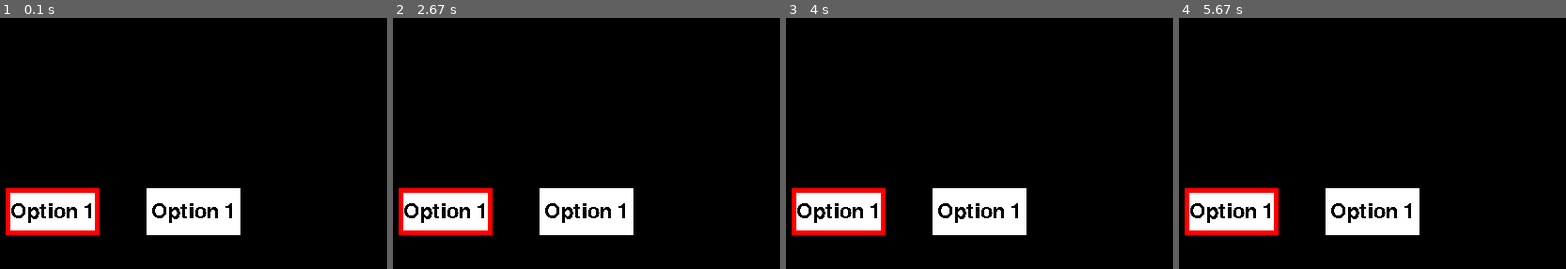
Above: before the commit, frames 1-4 (left to right).
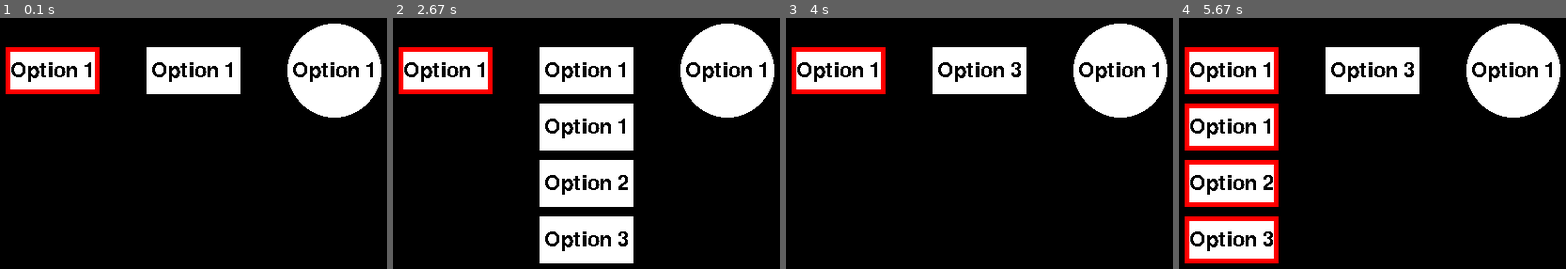
Above: after the commit, the same moments.

Repository: Ben-Edwards44/pygame-ui-toolkit
Game: pygame game, started from examples/dropdown.py
Two runs of this game, one before a commit and one after it. Both use one fixed random seed, a clock stepped at 60 frames per second and the inputs below.
Inputs (mouse positions are in pixels of both pictures, inside the frame that each line leads up to):
- Up to frame 1 (0.1 s): no input
- Up to frame 2 (2.67 s): click (594, 53) at 2.38 s
- Up to frame 3 (4 s): click (987, 261) at 2.72 s
- Up to frame 4 (5.67 s): click (1229, 53) at 5.55 s

The runs differ from the first frame. In frame 1, 23% of the frame differs, in the area x 1-99%, y 2-87%; in frame 2, 28%; in frame 3, 23%; in frame 4, 29%, in the area x 1-99%, y 2-98%.

Commit message:
Added circle dropdown

Diff:
--- a/examples/dropdown.py
+++ b/examples/dropdown.py
@@ -10,10 +10,12 @@
 
 
 def create_dropdowns():
-    rect = dropdown.RectDropdown(window, OPTIONS, 250, 250, (255, 255, 255), 100, 50, (0, 0, 0), 32)
-    bord_rect = dropdown.BorderedRectDropdown(window, OPTIONS, 100, 250, (255, 255, 255), (255, 0, 0), 100, 50, 5, (0, 0, 0), 32)
+    rect = dropdown.RectDropdown(window, OPTIONS, 250, 100, (255, 255, 255), 100, 50, (0, 0, 0), 32)
+    bord_rect = dropdown.BorderedRectDropdown(window, OPTIONS, 100, 100, (255, 255, 255), (255, 0, 0), 100, 50, 5, (0, 0, 0), 32)
 
-    return [rect, bord_rect]
+    circ = dropdown.CircleDropdown(window, OPTIONS, 400, 100, (255, 255, 255), 50, (0, 0, 0), 32)
+
+    return [rect, bord_rect, circ]
 
 
 def update_dropdowns(dropdowns):
--- a/src/elements/dropdown.py
+++ b/src/elements/dropdown.py
@@ -98,6 +98,24 @@
         return buttons
 
 
+class CircleDropdown(Dropdown):
+    def __init__(self, surface: pygame.Surface, option_names: list[str], x: int, y: int, background_colour: tuple[int], radius: int, font_colour: tuple[int], font_size: int, font_name: str | None = None, y_offset: int = 10, initial_option: int = 0, start_active: bool = False, antialias: bool = False) -> None:
+        button_object = button.CircleButton(surface, x, y, background_colour, radius)
+        option_buttons = self.create_buttons(surface, len(option_names), x, y, background_colour, radius, y_offset)
+
+        super().__init__(button_object, option_buttons, option_names, font_colour, font_size, font_name, initial_option, start_active, antialias)
+
+    def create_buttons(self, surface: pygame.Surface, num_options: int, x: int, y: int, colour: tuple[int], radius: int, y_offset: int) -> list[button.RectButton]:
+        buttons = []
+        for i in range(1, num_options + 1):
+            new_y = y + i * (2 * radius + y_offset)
+
+            btn = button.CircleButton(surface, x, new_y, colour, radius)
+            buttons.append(btn)
+
+        return buttons
+
+
 class BorderedRectDropdown(Dropdown):
     def __init__(self, surface: pygame.Surface, option_names: list[str], x: int, y: int, background_colour: tuple[int], …(274 unchanged characters)…
         button_object = button.BorderedRectButton(surface, x, y, background_colour, border_colour, width, height, border_width, corner_radius=corner_radius)
